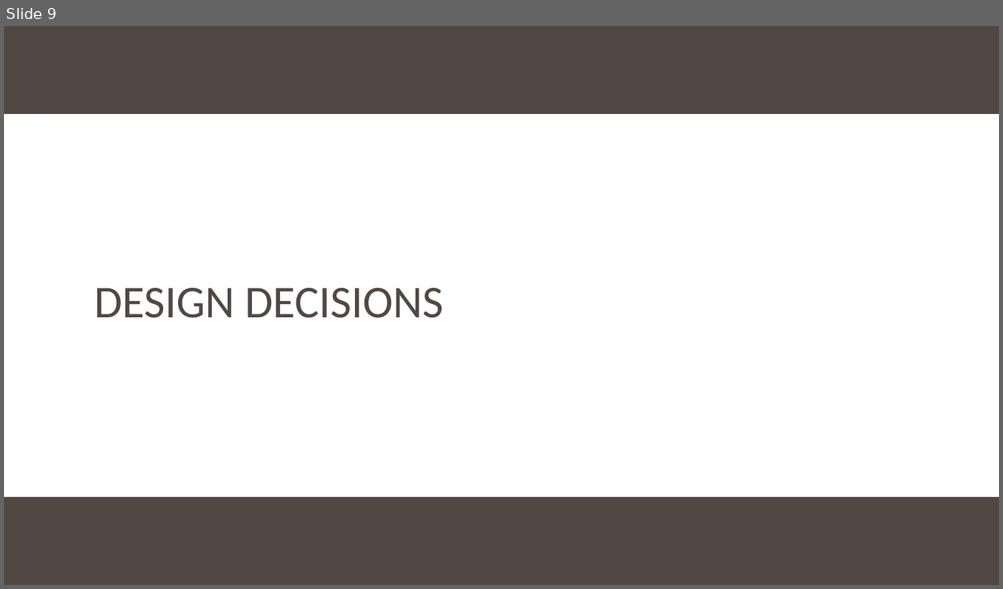
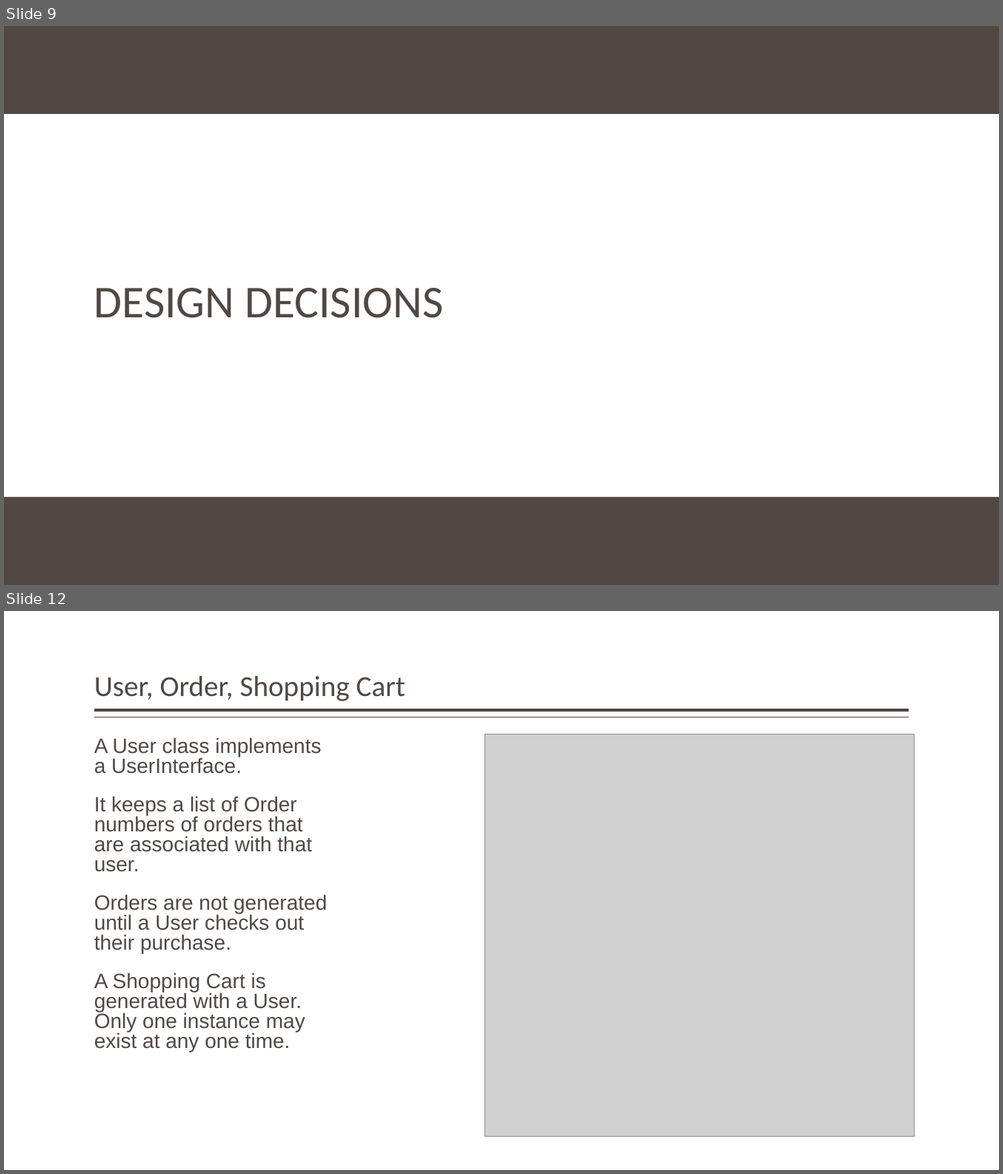
Before and after one commit to StateControlled/SE450_Final_Project, a slide deck: Final Project.pptx. Shown one above the other, each under a label of ours: slide 9 before the commit, slides 9 and 12 after it; the slides between them are not shown. The pictures are 1003x589 and 1003x1174 pixels, drawn with LibreOffice and Linux fonts; fonts in the diff are those of the drawing; grey boxes stand for pictures; background and template pictures are left out. Boxes give left, top, right and bottom in pixels: in the first picture for what was removed or moved away, otherwise in the second. Text is boxed around its words. In the diff, an @@ line names an element or a change of style, - is before the commit and + after.

```diff
--- a/Final Project.pptx
+++ b/Final Project.pptx
@@ slide 12 added at box(4, 611, 999, 1170), background #FFFFFF @@
@@ title added at box(94, 675, 405, 701), 28 pt, text #514843 @@
+User, Order, Shopping Cart
@@ line added from (909, 710) to (94, 710), #514843 3 pt @@
@@ line added from (909, 718) to (94, 718), #514843 1 pt @@
@@ text added at box(94, 738, 327, 1052), 20 pt, text #514843 @@
+A User class implements a UserInterface.
+It keeps a list of Order numbers of orders that are associated with that user.
+Orders are not generated until a User checks out their purchase.
+A Shopping Cart is generated with a User. Only one instance may exist at any one time.
@@ picture added at box(484, 734, 913, 1137) @@
```
Also in this commit, not shown: 5 other slides added, 5 slides removed, 19 other files.
